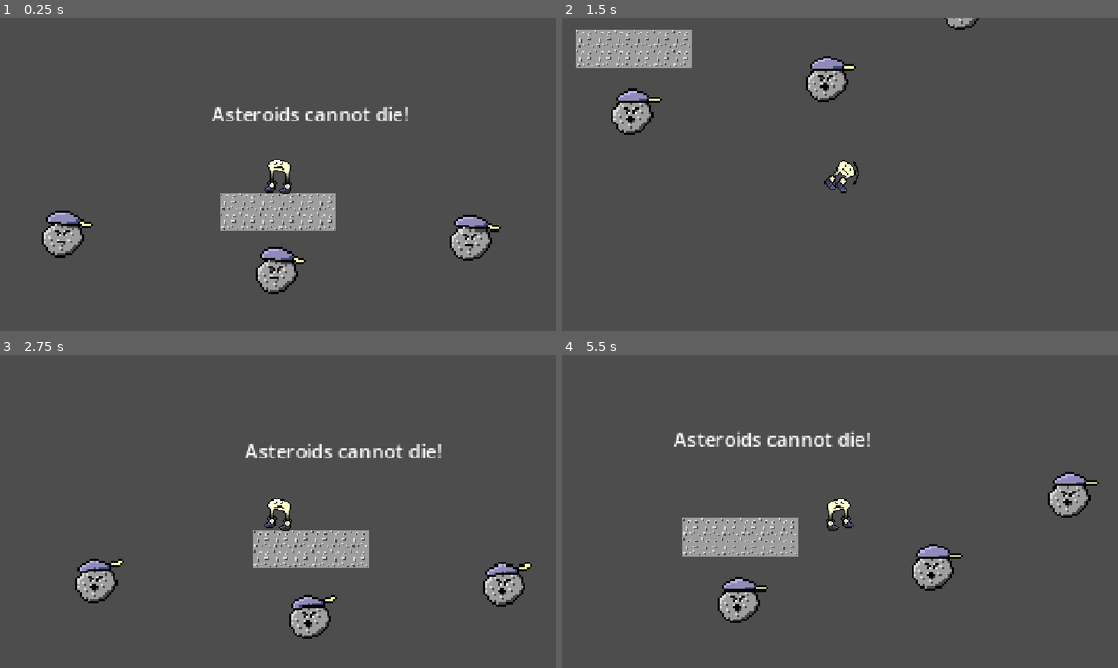
Above: before the commit, frames 1-4 (two rows, left to right).
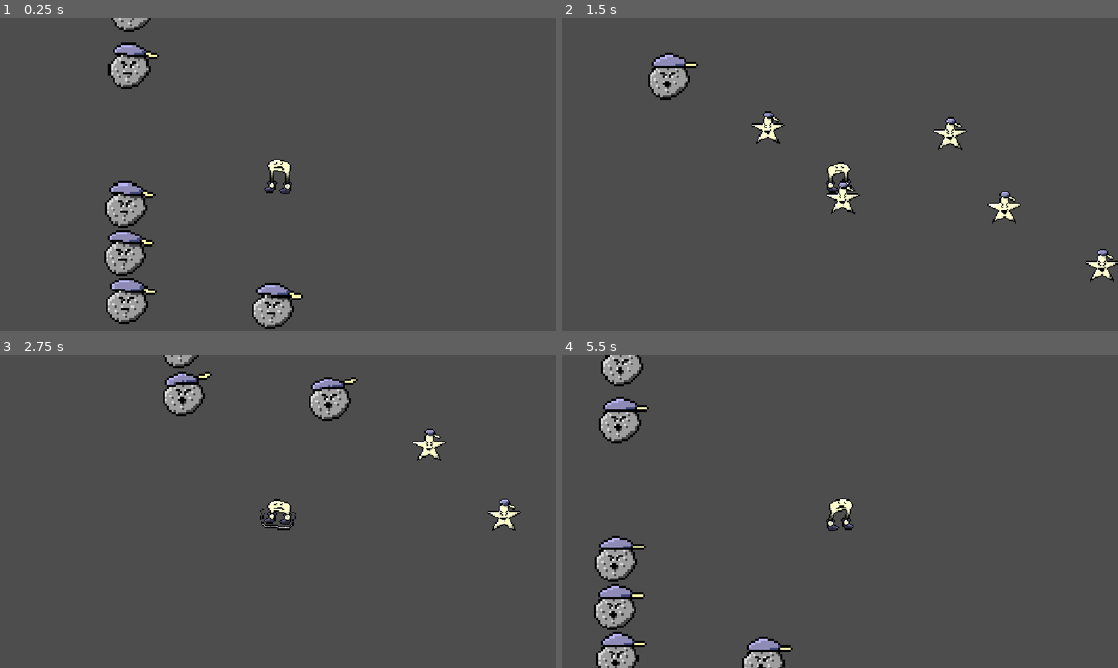
Above: after the commit, the same moments.

Repository: menlojacob/MoonShoesGame
Game: Godot game, scene res://Scenes/level_four.tscn
Same seed, same stepped clock (60 frames per second), same inputs: the game is played once before the commit and once after it. This scene is started directly instead of the project's main scene.
Inputs:
- Up to frame 1 (0.25 s): no input
- Up to frame 2 (1.5 s): hold Right (move_right) from 0.53 s (still down); tap Shift (Dash) at 0.6, 1.35 s; tap Space (jump) at 0.77 s
- Up to frame 3 (2.75 s): tap Space (jump) at 1.52 s; release Right (move_right) at 2.03 s; hold Left (move_left) from 2.03 s (still down); tap S (ground_pound) at 2.1 s; tap Shift (Dash) at 2.3 s
- Up to frame 4 (5.5 s): release Left (move_left) at 2.78 s; hold Right (move_right) 2.78-4.28 s; tap Shift (Dash) at 2.85, 3.6, 4.55, 5.1 s; tap Space (jump) at 3.02, 3.77, 4.52 s; hold Left (move_left) 4.28-5.03 s; tap S (ground_pound) at 4.35 s; hold Right (move_right) from 5.03 s (still down)

The runs differ from the first frame. In frame 1, 9.5% of the frame differs, in the area x 7-91%, y 0-100%; in frame 2, 6.4%; in frame 3, 7.8%; in frame 4, 10%, in the area x 5-97%, y 0-100%.

Commit message:
more slight changes

Diff:
--- a/Scenes/level_four.tscn
+++ b/Scenes/level_four.tscn
@@ -167,9 +167,12 @@
 position = Vector2(-5145, -2253)
 rotation = -3.1415927
 
-[node name="DashAbility" parent="Character" parent_id_path=PackedInt32Array(1580066455) index="6" unique_id=1300372267 instance=ExtResource("2_vt7lo")]
-
-[node name="GroundPoundAbility" parent="Character" parent_id_path=PackedInt32Array(1580066455) index="7" unique_id=37651454 instance=ExtResource("3_e27sj")]
+[node name="Character" parent="." index="4" unique_id=1580066455]
+position = Vector2(-3489, -2251)
+
+[node name="DashAbility" parent="Character" index="6" unique_id=1300372267 instance=ExtResource("2_vt7lo")]
+
+[node name="GroundPoundAbility" parent="Character" index="7" unique_id=37651454 instance=ExtResource("3_e27sj")]
 
 [node name="AsteroidEnemy" parent="Enemies" parent_id_path=PackedInt32Array(270758329) index="0" unique_id=1547104922 instance=ExtResource("2_jcit2")]
 position = Vector2(-1, 84)
@@ -451,7 +454,7 @@
 position = Vector2(-3877, -2313)
 
 [node name="AsteroidEnemy40" parent="Enemies" parent_id_path=PackedInt32Array(270758329) index="74" unique_id=1298785346 instance=ExtResource("2_jcit2")]
-position = Vector2(-4095, -2207)
+position = Vector2(-4113, -2206)
 
 [node name="AsteroidEnemy41" parent="Enemies" parent_id_path=PackedInt32Array(270758329) index="75" unique_id=551932526 instance=ExtResource("2_jcit2")]
 position = Vector2(-4059, -2242)
@@ -466,7 +469,7 @@
 position = Vector2(-4063, -2324)
 
 [node name="AsteroidEnemy46" parent="Enemies" parent_id_path=PackedInt32Array(270758329) index="79" unique_id=371648997 instance=ExtResource("2_jcit2")]
-position = Vector2(-4094, -2294)
+position = Vector2(-4115, -2302)
 
 [node name="AsteroidEnemy48" parent="Enemies" parent_id_path=PackedInt32Array(270758329) index="80" unique_id=387590055 instance=ExtResource("2_jcit2")]
 position = Vector2(-4292, -2161)
@@ -542,6 +545,9 @@
 
 [node name="AsteroidEnemy64" parent="Enemies" parent_id_path=PackedInt32Array(270758329) index="104" unique_id=260240029 instance=ExtResource("2_jcit2")]
 position = Vector2(-4393, -2187)
+
+[node name="AsteroidEnemy65" parent="Enemies" parent_id_path=PackedInt32Array(270758329) index="105" unique_id=597045240 instance=ExtResource("2_jcit2")]
+position = Vector2(-4060, -2439)
 
 [node name="Checkpoint" parent="Checkpoints" parent_id_path=PackedInt32Array(894202242) index="0" unique_id=243793481 instance=ExtResource("9_r1qxl")]
 position = Vector2(-776, -135)
